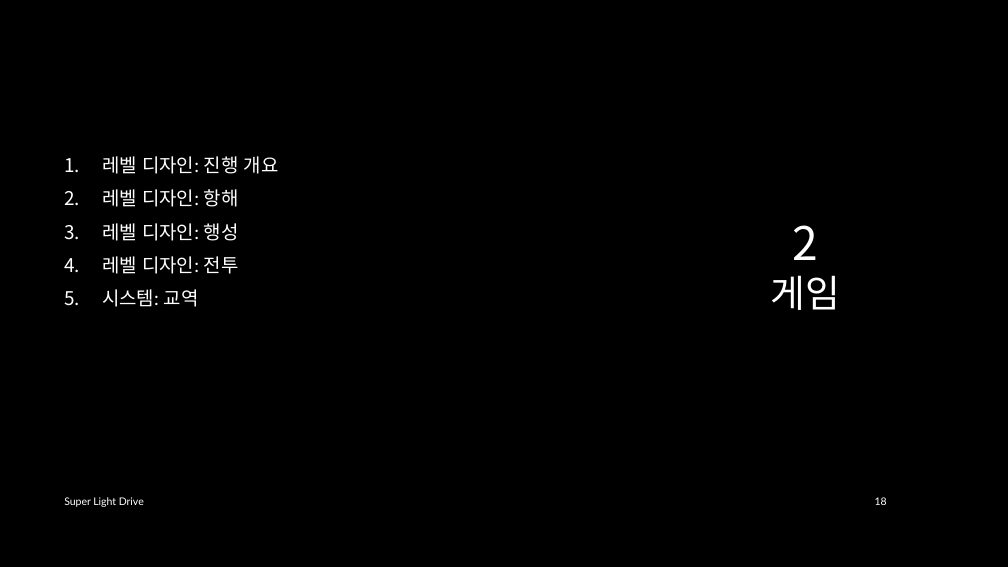
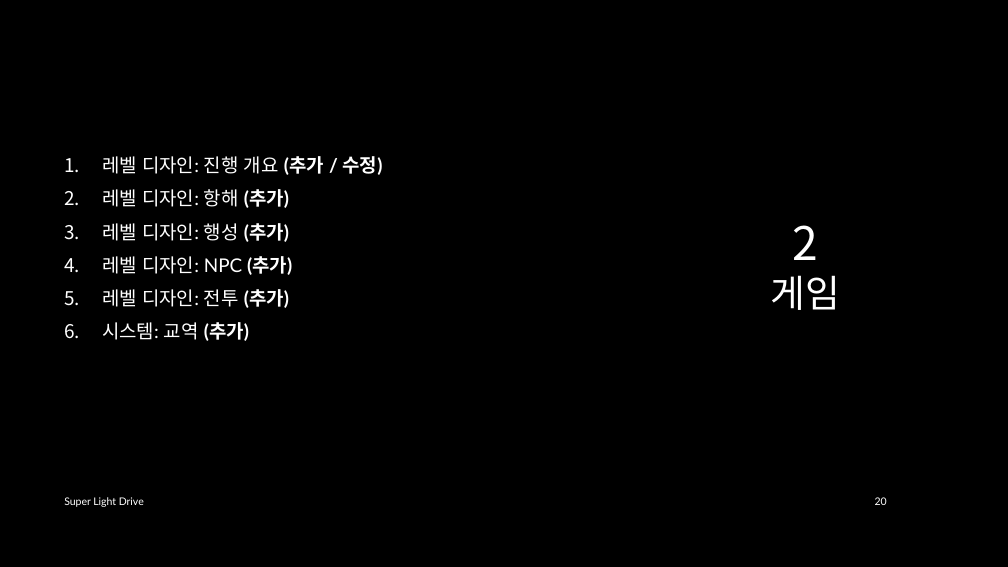
Before and after one commit to iconstudio/2017-Platformer, a slide deck: slide 20 of slides/SuperLightDrive_20171228.pptx (slide 18 before the commit). Drawn at 1008x567 pixels with LibreOffice and Linux fonts; fonts in the diff are those of the drawing; background and template pictures are left out. Boxes give left, top, right and bottom in pixels: in the first picture for what was removed or moved away, otherwise in the second. Text is boxed around its words. In the diff, an @@ line names an element or a change of style, - is before the commit and + after.

```diff
--- a/slides/SuperLightDrive_20171228.pptx
+++ b/slides/SuperLightDrive_20171228.pptx
@@ text at [102,156,383,341]: text changed @@
-1. 레벨 디자인: 진행 개요
-2. 레벨 디자인: 항해
-3. 레벨 디자인: 행성
-4. 레벨 디자인: 전투
-5. 시스템: 교역
+1. 레벨 디자인: 진행 개요 (추가 / 수정)
+2. 레벨 디자인: 항해 (추가)
+3. 레벨 디자인: 행성 (추가)
+4. 레벨 디자인: NPC (추가)
+5. 레벨 디자인: 전투 (추가)
+6. 시스템: 교역 (추가)
@@ page number at [875,497,887,505]: text changed @@
-18
+20
```
Also in this commit, not shown: 14 other slides changed, 3 slides added, 1 other file.
